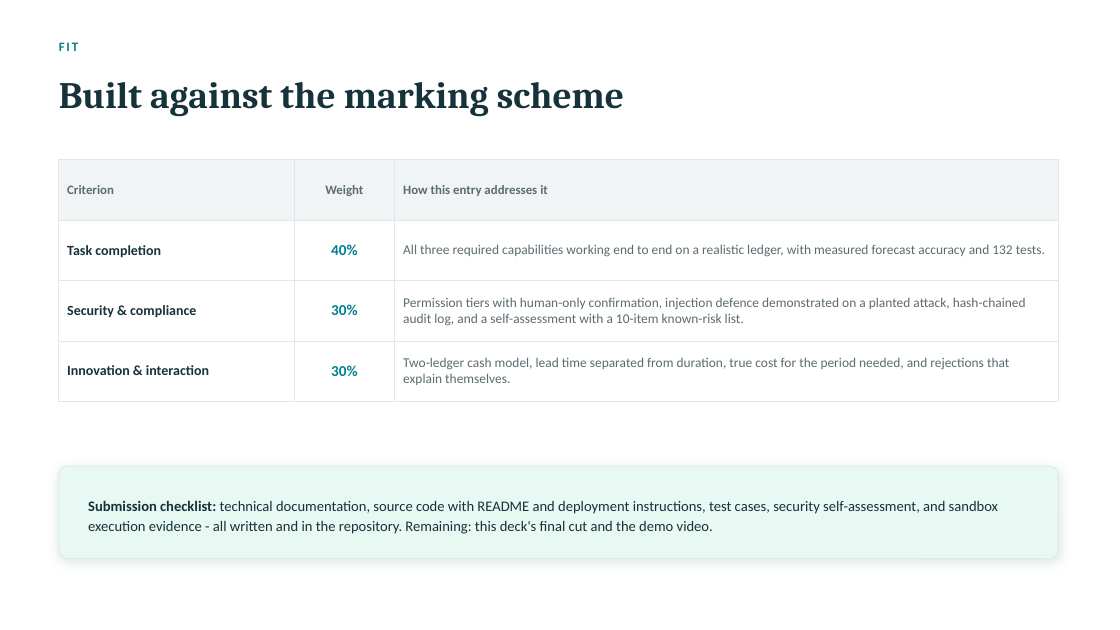
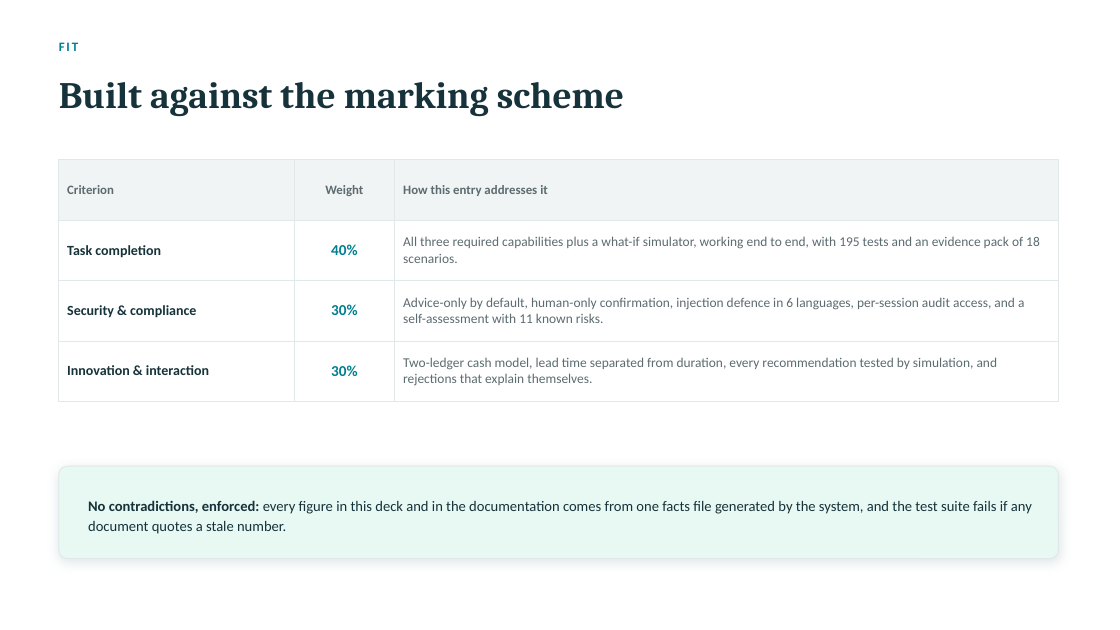
Before and after one commit to mhmdzaid012-arch/sme-finance-copilot, a slide deck: slide 13 of SME-Finance-Copilot-Pitch.pptx (slide 12 before the commit). Drawn at 1120x630 pixels with LibreOffice and Linux fonts; fonts in the diff are those of the drawing. Boxes give left, top, right and bottom in pixels: in the first picture for what was removed or moved away, otherwise in the second. Text is boxed around its words. In the diff, an @@ line names an element or a change of style, - is before the commit and + after.

```diff
--- a/SME-Finance-Copilot-Pitch.pptx
+++ b/SME-Finance-Copilot-Pitch.pptx
@@ table at (59,160,1059,390) @@
-row 2, column 3: All three required capabilities working end to end on a realistic ledger, with measured forecast accuracy and 132 tests.
+row 2, column 3: All three required capabilities plus a what-if simulator, working end to end, with 195 tests and an evidence pack of 18 scenarios.
-row 3, column 3: Permission tiers with human-only confirmation, injection defence demonstrated on a planted attack, hash-chained audit log, and a self-assessment with a 10-item known-risk list.
+row 3, column 3: Advice-only by default, human-only confirmation, injection defence in 6 languages, per-session audit access, and a self-assessment with 11 known risks.
-row 4, column 3: Two-ledger cash model, lead time separated from duration, true cost for the period needed, and rejections that explain themselves.
+row 4, column 3: Two-ledger cash model, lead time separated from duration, every recommendation tested by simulation, and rejections that explain themselves.
@@ text at (88,500,1032,534): text changed @@
-Submission checklist: technical documentation, source code with README and deployment instructions, test cases, security self-assessment, and sandbox execution evidence - all written and in the repository. Remaining: this deck's final cut and the demo video.
+No contradictions, enforced: every figure in this deck and in the documentation comes from one facts file generated by the system, and the test suite fails if any document quotes a stale number.
```
Also in this commit, not shown: 12 other slides changed, 2 slides added, 1 slide removed, 31 other files.
